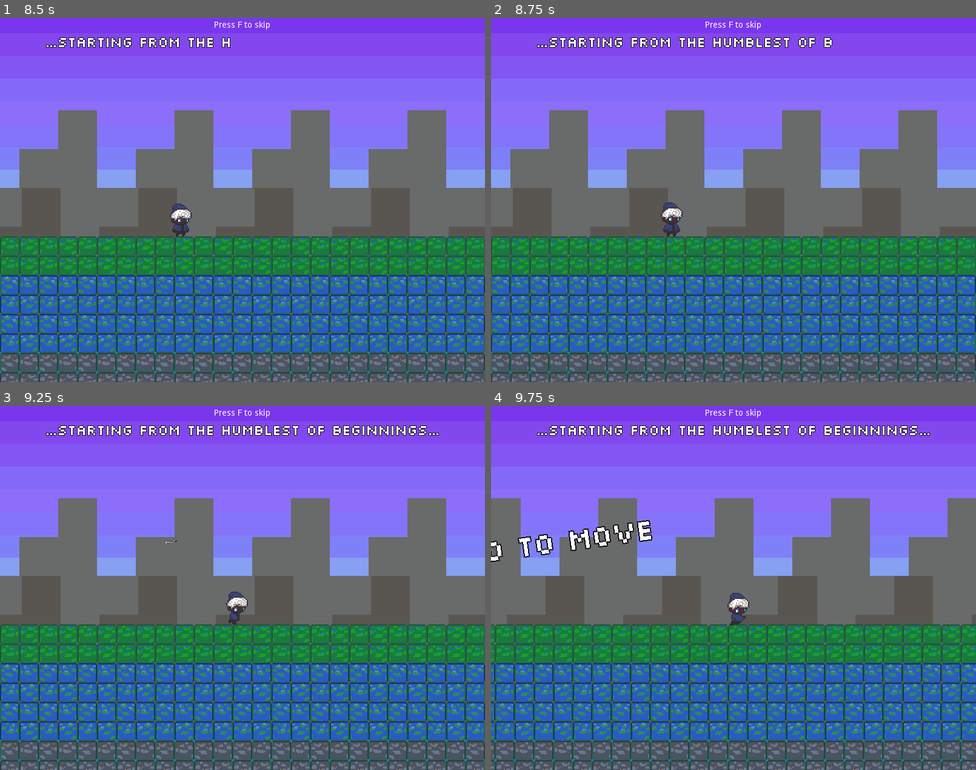
Above: before the commit, frames 1-4 (two rows, left to right).
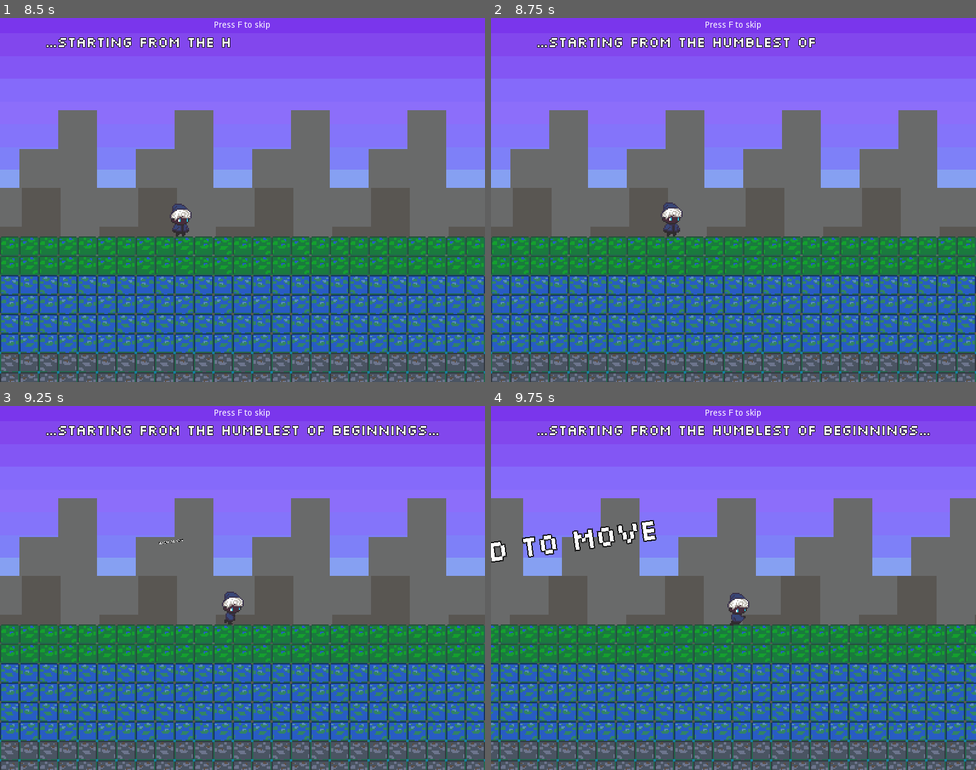
Above: after the commit, the same moments.

Repository: EncryptedCow/AGJ22
Game: Godot game, scene res://levels/Menu.tscn
Same seed, same stepped clock (60 frames per second), same inputs: the game is played once before the commit and once after it. Sound files missing from this copy of the repository are replaced by a short silence.
Inputs:
- Up to frame 1 (8.5 s): click "Play" at 0.5 s; tap F (skip_dialogue) every 0.75 s from 1.25 to 5 s; hold D (move_right) 1.28-2.78 s; tap E (interact) at 1.35, 2.3, 2.85, 3.6, 5.1, 5.85, 6.8, 7.35, 8.1 s; tap W (jump) at 1.52, 1.55, 1.82, 2.1, 2.27, 2.57, 3.05, 3.77, 4.07, 4.35, 4.52, 4.82, 5.27, 5.57, 6.05, 6.6, 6.77, 7.07, 7.52, 7.55, 7.82, 8.27 s; hold A (move_left) 2.78-3.53 s; hold D (move_right) 3.53-5.03 s; hold A (move_left) 5.03-5.78 s; hold D (move_right) 5.78-6.53 s; hold A (move_left) 6.53-8.03 s; hold D (move_right) from 8.03 s (still down)
- Up to frame 2 (8.75 s): keep holding D (move_right); tap W (jump) at 8.57 s
- Up to frame 3 (9.25 s): keep holding D (move_right); tap W (jump) at 8.85 s
- Up to frame 4 (9.75 s): keep holding D (move_right); tap E (interact) at 9.6 s

Frame 1 is identical in both runs. In frame 2, less than 0.1% of the frame differs, in the area x 68-71%, y 5-9%; in frame 3, 0.3%; in frame 4, 23%, in the area x 0-100%, y 25-100%.

Commit message:
ahhhh pit level done-ish

Diff:
--- a/game_objects/bridge.tscn
+++ /dev/null
@@ -1,16 +0,0 @@
-[gd_scene load_steps=4 format=2]
-
-[ext_resource path="res://textures/bridge.png" type="Texture" id=1]
-[ext_resource path="res://scripts/bridge.gd" type="Script" id=2]
-
-[sub_resource type="RectangleShape2D" id=1]
-extents = Vector2( 8, 7.99999 )
-
-[node name="Bridge" type="StaticBody2D"]
-script = ExtResource( 2 )
-
-[node name="CollisionShape2D" type="CollisionShape2D" parent="."]
-shape = SubResource( 1 )
-
-[node name="Sprite" type="Sprite" parent="."]
-texture = ExtResource( 1 )
--- a/game_objects/button.tscn
+++ b/game_objects/button.tscn
@@ -36,6 +36,3 @@
 text = "E to interact"
 align = 1
 valign = 1
-
-[connection signal="body_entered" from="Area2D" to="." method="_on_body_entered"]
-[connection signal="body_exited" from="Area2D" to="." method="_on_body_exited"]
--- a/game_objects/puppy.tscn
+++ b/game_objects/puppy.tscn
@@ -1,33 +1,44 @@
-[gd_scene load_steps=5 format=2]
+[gd_scene load_steps=6 format=2]
 
-[ext_resource path="res://textures/bridge.png" type="Texture" id=1]
+[ext_resource path="res://textures/dog-spritesheet.png" type="Texture" id=1]
 [ext_resource path="res://fonts/Silkscreen_Regular.tres" type="DynamicFont" id=2]
 [ext_resource path="res://scripts/puppy.gd" type="Script" id=3]
+
+[sub_resource type="CircleShape2D" id=2]
+radius = 12.0
 
 [sub_resource type="RectangleShape2D" id=1]
 extents = Vector2( 66, 45 )
 
-[node name="Puppy" type="Area2D"]
+[node name="Puppy" type="RigidBody2D"]
+collision_layer = 0
+mode = 1
 script = ExtResource( 3 )
 
 [node name="CollisionShape2D" type="CollisionShape2D" parent="."]
-position = Vector2( 0, -46 )
-shape = SubResource( 1 )
+position = Vector2( -1, -14 )
+shape = SubResource( 2 )
 
 [node name="DogSprite" type="Sprite" parent="."]
-position = Vector2( 0, -32 )
+position = Vector2( 0, -23 )
 scale = Vector2( 2, 2 )
 texture = ExtResource( 1 )
+hframes = 3
 
 [node name="ActionLabel" type="Label" parent="."]
-margin_left = -185.0
-margin_top = -189.0
-margin_right = 190.0
-margin_bottom = -124.0
+margin_left = -184.0
+margin_top = -145.0
+margin_right = 191.0
+margin_bottom = -80.0
 custom_fonts/font = ExtResource( 2 )
 text = "Press E to
 kick the puppy"
 align = 1
 
-[connection signal="body_entered" from="." to="." method="_on_body_entered"]
-[connection signal="body_exited" from="." to="." method="_ony_body_exited"]
+[node name="Area2D" type="Area2D" parent="."]
+collision_layer = 0
+collision_mask = 2
+
+[node name="CollisionShape2D" type="CollisionShape2D" parent="Area2D"]
+position = Vector2( 0, -46 )
+shape = SubResource( 1 )
--- a/levels/pit_level.tscn
+++ b/levels/pit_level.tscn
@@ -1,13 +1,19 @@
-[gd_scene load_steps=7 format=2]
+[gd_scene load_steps=11 format=2]
 
 [ext_resource path="res://game_objects/world_tilemap.tscn" type="PackedScene" id=1]
 [ext_resource path="res://entities/player.tscn" type="PackedScene" id=2]
 [ext_resource path="res://game_objects/player_spawn.tscn" type="PackedScene" id=3]
 [ext_resource path="res://scripts/pit_level.gd" type="Script" id=4]
 [ext_resource path="res://game_objects/narrator.tscn" type="PackedScene" id=5]
+[ext_resource path="res://scripts/bridge.gd" type="Script" id=6]
+[ext_resource path="res://textures/bridge.png" type="Texture" id=7]
+[ext_resource path="res://game_objects/button.tscn" type="PackedScene" id=8]
 
 [sub_resource type="RectangleShape2D" id=1]
 extents = Vector2( 40, 40 )
+
+[sub_resource type="RectangleShape2D" id=2]
+extents = Vector2( 240, 16 )
 
 [node name="PitLevel" type="Node2D"]
 script = ExtResource( 4 )
@@ -18,6 +24,7 @@
 tile_data = PoolIntArray( -327680, 2, 0, -327679, 2, 0, -327678, 2, 0, -327677, 2, 0, -327676, 2, 0, -327675, 2, 0, -32 …(14454 unchanged characters)…
 
 [node name="PlayerSpawn" parent="." instance=ExtResource( 3 )]
+position = Vector2( 2068, 448 )
 
 [node name="Player" parent="." instance=ExtResource( 2 )]
 position = Vector2( 2068, 448 )
@@ -31,7 +38,7 @@
 shape = SubResource( 1 )
 
 [node name="PitTrigger" type="Area2D" parent="."]
-position = Vector2( 987, 1167 )
+position = Vector2( 964, 1127 )
 scale = Vector2( 9.28, 1 )
 collision_layer = 0
 collision_mask = 2
@@ -39,5 +46,24 @@
 [node name="CollisionShape2D" type="CollisionShape2D" parent="PitTrigger"]
 shape = SubResource( 1 )
 
+[node name="Bridge" type="StaticBody2D" parent="."]
+position = Vector2( 976, 720 )
+script = ExtResource( 6 )
+
+[node name="Sprite" type="Sprite" parent="Bridge"]
+scale = Vector2( 15, 1 )
+texture = ExtResource( 7 )
+
+[node name="CollisionShape2D" type="CollisionShape2D" parent="Bridge"]
+shape = SubResource( 2 )
+
+[node name="Button" parent="." instance=ExtResource( 8 )]
+position = Vector2( 653, 672 )
+enabled = false
+
+[node name="ButtonLocation" type="Position2D" parent="."]
+position = Vector2( 587, 672 )
+
 [connection signal="body_entered" from="LeftSideTrigger" to="." method="_on_left_side_entered"]
 [connection signal="body_entered" from="PitTrigger" to="." method="_on_pit_entered"]
+[connection signal="activated" from="Button" to="." method="_on_button_activated"]
--- a/levels/tutorial_3.tscn
+++ b/levels/tutorial_3.tscn
@@ -7,7 +7,11 @@
 [ext_resource path="res://scripts/levels/tutorial_3.gd" type="Script" id=5]
 [ext_resource path="res://game_objects/narrator.tscn" type="PackedScene" id=6]
 [ext_resource path="res://game_objects/button.tscn" type="PackedScene" id=7]
-[ext_resource path="res://game_objects/bridge.tscn" type="PackedScene" id=8]
+[ext_resource path="res://scripts/bridge.gd" type="Script" id=8]
+[ext_resource path="res://textures/bridge.png" type="Texture" id=9]
+
+[sub_resource type="RectangleShape2D" id=1]
+extents = Vector2( 128, 16 )
 
 [node name="Node2D" type="Node2D"]
 script = ExtResource( 5 )
@@ -30,14 +34,16 @@
 next_level = ExtResource( 4 )
 play_level_complete_sound = true
 
-[node name="Bridge" parent="." instance=ExtResource( 8 )]
+[node name="Bridge" type="StaticBody2D" parent="."]
 position = Vector2( 576, 528 )
+script = ExtResource( 8 )
+
+[node name="Sprite" type="Sprite" parent="Bridge"]
+position = Vector2( -2.09808e-05, -1.14441e-05 )
 scale = Vector2( 8, 1 )
+texture = ExtResource( 9 )
 
-[node name="CollisionShape2D" parent="Bridge" index="0"]
-position = Vector2( 7.62939e-06, 0 )
-scale = Vector2( 2, 2 )
+[node name="CollisionShape2D" type="CollisionShape2D" parent="Bridge"]
+shape = SubResource( 1 )
 
 [connection signal="activated" from="Button" to="." method="_on_button_activated"]
-
-[editable path="Bridge"]
--- a/scripts/bridge.gd
+++ b/scripts/bridge.gd
@@ -1,9 +1,9 @@
 extends StaticBody2D
 
 func enable():
-	$CollisionShape2D.disabled = false
+	$CollisionShape2D.call_deferred("set_disabled", false)
 	visible = true
 
 func disable():
-	$CollisionShape2D.disabled = true
+	$CollisionShape2D.call_deferred("set_disabled", true)
 	visible = false
--- a/scripts/button.gd
+++ b/scripts/button.gd
@@ -11,17 +11,15 @@
 func _ready() -> void:
 	activate_label.visible = false
 
-func check_show_prompt():
-	if not activated and enabled and not activate_label.visible:
-		activate_label.rect_position = Vector2(-67, -10) + Vector2(rand_range(-20, 20), rand_range(-10, 10))
-		activate_label.rect_rotation = rand_range(-20, 20)
+func _physics_process(delta: float) -> void:
+	if not activated and enabled and trigger_area.get_overlapping_bodies().size() > 0:
 		activate_label.visible = true
+	else:
+		activate_label.visible = false
 
-func _on_body_entered(body: Node) -> void:
-	check_show_prompt()
-
-func _on_body_exited(body: Node) -> void:
-	activate_label.visible = false
+func deactivate():
+	activated = false
+	$ButtonSprite.frame = 0
 
 func _input(event: InputEvent) -> void:
 	if activated:
--- a/scripts/level_end_trigger.gd
+++ b/scripts/level_end_trigger.gd
@@ -8,6 +8,7 @@
 	Music.connect("level_complete_finished", self, "_change_level")
 
 func _on_LevelEndTrigger_body_entered(body: Node) -> void:
+	$CollisionShape2D.disabled = true
 	if play_level_complete_sound:
 		Flags.set_flag("can_move", false)
 		Music.play_level_complete()
--- a/scripts/levels/tutorial_2.gd
+++ b/scripts/levels/tutorial_2.gd
@@ -22,6 +22,8 @@
 	narrator.connect("request_next_line", self, "_line_requested")
 	_send_next_line()
 
+	Music.play_intro_normal()
+
 func _send_next_line():
 	if next_line >= lines.size():
 		return
--- a/scripts/levels/tutorial_3.gd
+++ b/scripts/levels/tutorial_3.gd
@@ -22,6 +22,8 @@
 
 	$Bridge.disable()
 
+	Music.play_intro_normal()
+
 func _send_next_line():
 	if next_line >= lines.size():
 		return
--- a/scripts/music.gd
+++ b/scripts/music.gd
@@ -1,5 +1,6 @@
 extends Node
 
+signal glitched_level_complete_finished()
 signal level_complete_finished()
 
 var held_track: AudioStream
@@ -36,10 +37,10 @@
 	audio_stream.stream = level_complete
 	audio_stream.play()
 
-func play_scuffed_level_complete():
+func play_glitched_level_complete():
 	held_track = audio_stream.stream
 	held_playback_position = audio_stream.get_playback_position()
-	audio_stream.stream = level_complete
+	audio_stream.stream = glitched_level_complete
 	audio_stream.play()
 
 func _track_completed():
--- a/scripts/narrator.gd
+++ b/scripts/narrator.gd
@@ -47,8 +47,8 @@
 		caption_label.percent_visible = 1
 		line_complete = true
 		emit_signal("line_complete")
-		_reset_timer()
 	else:
+		timer.stop()
 		emit_signal("request_next_line")
 		if line_complete:
 			caption_label.text = ""
--- a/scripts/pit_level.gd
+++ b/scripts/pit_level.gd
@@ -26,8 +26,25 @@
 	"You want to play hard ball? You want to make real, impact-filled decisions in this game?",
 	"Fine. Let’s play hardball.",
 	"Here’s a choice for you:",
-	"I’ve disabled the jump mechanic.",
 	"The only way to get to your precious button is a whole new obstacle."
+]
+
+var before_first_kick_lines: Array = [
+	"Go on, do it.",
+	"It’s just a digital image right? Nothing to worry about.",
+	"Don’t want to press the button?",
+	"Just X out of your browser and restart the game. Maybe we can get back on track.",
+	"You’re so invested in breaking the rules, right?",
+	"Well, let’s throw in some ethical rules while we’re at it!"
+]
+
+var first_kick_lines: Array = [
+	"Oh come now, you barely tapped it with your foot.",
+	"You can do better than that, right?"
+]
+
+var second_kick_lines: Array = [
+	"You heartless bastard."
 ]
 
 var lines_in_use: Array = initial_lines
@@ -39,9 +56,15 @@
 	Flags.set_flag("can_move", true)
 	Flags.set_flag("can_jump", true)
 
+	Music.connect("glitched_level_complete_finished", self, "_glitched_level_complete_finished")
+
 	narrator.connect("line_complete", self, "_line_complete")
 	narrator.connect("request_next_line", self, "_line_requested")
 	_send_next_line()
+
+	$Button.enabled = false
+	$Button.visible = false
+	$Bridge.disable()
 
 func _send_next_line():
 	if next_line >= lines_in_use.size():
@@ -56,19 +79,61 @@
 	_send_next_line()
 
 func _line_complete():
-	pass
+	if lines_in_use == third_jump_lines and next_line == 4:
+		get_node("Puppy").enabled = true
+		lines_in_use = before_first_kick_lines
+		next_line = 0
+#		_send_next_line()
 
 func _on_left_side_entered(body: Node) -> void:
-	pass
+	Flags.set_flag("can_move", false)
+	Music.play_glitched_level_complete()
+
+func _glitched_level_complete_finished():
+	Flags.set_flag("can_move", true)
+	$Player.position = player_spawn.position
 
 func _on_pit_entered(body: Node) -> void:
-	print("pit entered")
 	pit_entered_count += 1
+	$Player.position = player_spawn.position
 
 	match pit_entered_count:
 		1:
 			lines_in_use = first_jump_lines
 		2:
 			lines_in_use = second_jump_lines
+			$Bridge.enable()
+			$Button.call_deferred("set_visible", true)
+			$Button.enabled = true
 		3:
 			lines_in_use = third_jump_lines
+			$Button.deactivate()
+			$Button.enabled = false
+			$Bridge.enable()
+			$Player.position = $ButtonLocation.position
+			var puppy = preload("res://game_objects/puppy.tscn").instance()
+			puppy.position = $Button.position
+			puppy.connect("puppy_kicked", self, "_on_puppy_kicked")
+			add_child(puppy)
+			Flags.set_flag("can_move", false)
+		4:
+			get_tree().change_scene_to(preload("res://levels/boss_level.tscn"))
+
+	next_line = 0
+	_send_next_line()
+
+func _on_button_activated() -> void:
+	$Bridge.disable()
+
+func _on_puppy_kicked():
+	var puppy = get_node("Puppy")
+	if puppy.kick_counter == 1:
+		lines_in_use = first_kick_lines
+	if puppy.kick_counter == 2:
+		lines_in_use = second_kick_lines
+		Flags.set_flag("can_move", true)
+		get_node("Puppy").enabled = false
+		$Button.enabled = true
+
+	next_line = 0
+	_send_next_line()
--- a/scripts/puppy.gd
+++ b/scripts/puppy.gd
@@ -1,4 +1,6 @@
-extends Area2D
+extends RigidBody2D
+
+signal puppy_kicked()
 
 var enabled = false
 var kick_counter = 0
@@ -13,10 +15,19 @@
 	$ActionLabel.visible = false
 	enabled = false
 
-func _on_body_entered(body: Node) -> void:
-	if enabled:
+func _physics_process(delta: float) -> void:
+	if enabled and $Area2D.get_overlapping_bodies().size() > 0:
 		$ActionLabel.visible = true
+	else:
+		$ActionLabel.visible = false
 
+func _input(event: InputEvent) -> void:
+	if Input.is_action_just_pressed("interact") and $Area2D.get_overlapping_bodies().size() > 0 and enabled:
+		kick_counter += 1
+		$DogSprite.frame = kick_counter
+		emit_signal("puppy_kicked")
 
-func _ony_body_exited(body: Node) -> void:
-	$ActionLabel.visible = false
+		if kick_counter == 2:
+			mode = RigidBody2D.MODE_RIGID
+			apply_impulse(Vector2(0, 8), Vector2(100, -150))
+			apply_torque_impulse(500)
Not shown: 1 places in levels/tutorial_3.tscn that only renumber resources
Binary file added: textures/dog-spritesheet.png
Not shown, added: textures/dog-spritesheet.png.import
